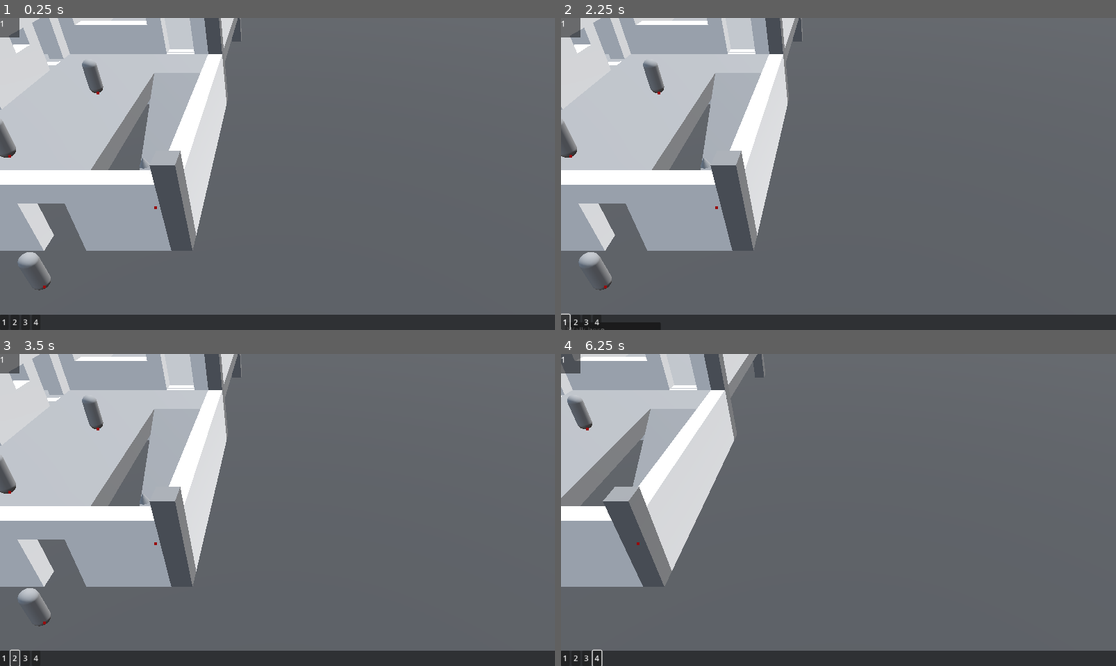
Above: before the commit, frames 1-4 (two rows, left to right).
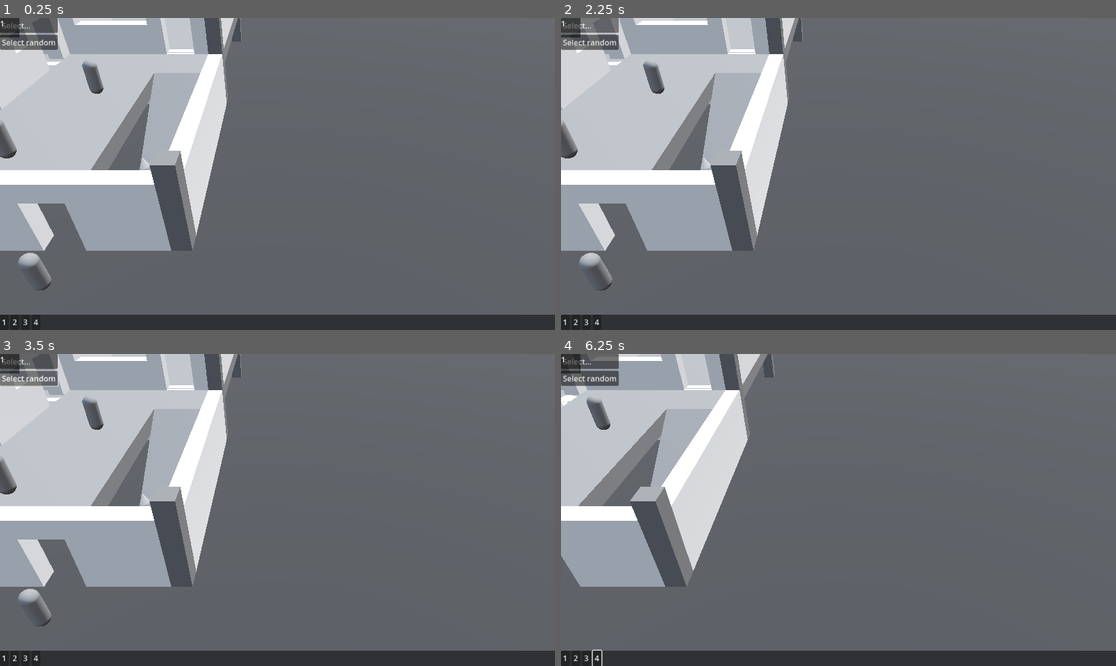
Above: after the commit, the same moments.

Repository: bedroomvampire/sblife
Game: Godot game, scene res://node_3d.tscn
Two runs of this game, one before a commit and one after it. Both use one fixed random seed, a clock stepped at 60 frames per second and the inputs below. The engine's default icon, where the game draws it, is replaced by a stand-in: a white triangle on a blue panel in a dark square.
Inputs (mouse positions are in pixels of both pictures, inside the frame that each line leads up to):
- Up to frame 1 (0.25 s): no input
- Up to frame 2 (2.25 s): click "1" at 0.5 s; click "Walk here" at 1.25 s; click "1" (after the commit: "Select...") at 2 s
- Up to frame 3 (3.5 s): click "2" (after the commit: "Select random") at 2.75 s
- Up to frame 4 (6.25 s): click "2" at 3.5 s; click "3" at 4.25 s; click "4" at 5 s; tap Enter (ui_accept) at 5.75, 6.02 s; move the mouse to (960, 494) at 5.77 s; hold D (right) from 5.78 s (still down); hold Right mouse button (camera_move) from 5.78 s (still down)

The runs differ from the first frame. In frame 1, 1.1% of the frame differs, in the area x 0-29%, y 0-88%; in frame 2, 1.1%; in frame 3, 1.1%; in frame 4, 13%, in the area x 0-39%, y 0-75%.

Commit message:
Some other stuff
ashdkjjlkasjdalksdjkasdkljashdfj

Diff:
--- a/Node3D2.gd
+++ b/Node3D2.gd
@@ -6,7 +6,7 @@
 @onready var node = $Node3D
 @onready var raycast = $RayCast3D
 
-const normal_speed = 12.5
+const normal_speed = 9.375
 const shift_speed = 25.0
 
 var SPEED = 20.0
@@ -15,7 +15,7 @@
 var mouse_pos : Vector2
 var target : CharacterBody3D
 
-var min_zoom : float = 7.5
+var min_zoom : float = 4.5
 var max_zoom : float = 60
 var zoom_factor : float = 2
 var zoom_duration : float = 5
--- a/CharacterBody3D.gd
+++ b/entities/placeholder/scripts/mive_script.gd
@@ -12,6 +12,7 @@
 var mive_name = first_name + " " + sur_name
 var active : bool = true
 var destination : Vector3
+var reached : bool
 
 const SPEED = 5.0
 const LERP_VAL = .125
@@ -27,17 +28,20 @@
 	destination = position
 
 func _physics_process(delta):
+	reached = false
+
 	# Add the gravity.
 	if not is_on_floor():
 		velocity.y -= gravity * delta
 
 	move_and_slide()
 
-	velocity = Vector3.ZERO
-	agent.set_target_position(destination)
-	var next_point = agent.get_next_path_position()
-	velocity = (next_point - global_transform.origin).normalized() * SPEED
+	var current_location = global_transform.origin
+	var next_location = agent.get_next_path_position()
+	var new_velocity = (next_location - current_location).normalized() * SPEED
 	rotation.y = lerp_angle(rotation.y, atan2(velocity.x, velocity.z), LERP_VAL)
+
+	velocity = new_velocity
 
 func _process(_delta):
 	if TestScript.selected_num == playermive_num:
@@ -55,4 +59,8 @@
 
 func _on_mive_go():
 	if MivesMoveCommands.mive == playermive_num:
-		destination = MivesMoveCommands.position
+		agent.target_position = MivesMoveCommands.position
+
+
+func _target_reached():
+	reached = true
--- a/entities/placeholder/test_sim.tscn
+++ b/entities/placeholder/test_sim.tscn
@@ -1,6 +1,6 @@
-[gd_scene load_steps=5 format=3 uid="uid://cmuc10t6snwjh"]
+[gd_scene load_steps=6 format=3 uid="uid://cmuc10t6snwjh"]
 
-[ext_resource type="Script" path="res://CharacterBody3D.gd" id="1_crkmh"]
+[ext_resource type="Script" path="res://entities/placeholder/scripts/mive_script.gd" id="1_nujx1"]
 
 [sub_resource type="CapsuleShape3D" id="CapsuleShape3D_f5act"]
 radius = 0.375
@@ -14,14 +14,24 @@
 top_radius = 0.0
 bottom_radius = 0.25
 height = 0.5
-radial_segments = 16
+radial_segments = 6
 rings = 0
 cap_top = false
+
+[sub_resource type="StandardMaterial3D" id="StandardMaterial3D_2780b"]
+transparency = 1
+albedo_color = Color(1, 1, 1, 0.741176)
+metallic = 1.0
+metallic_specular = 1.0
+emission_enabled = true
+emission = Color(1, 1, 1, 1)
+emission_energy_multiplier = 0.5
+backlight = Color(0.75, 0.75, 0.75, 1)
 
 [node name="CharacterBody3D" type="CharacterBody3D"]
 collision_layer = 8
 collision_mask = 7
-script = ExtResource("1_crkmh")
+script = ExtResource("1_nujx1")
 
 [node name="Mives" type="Node" parent="."]
 
@@ -36,8 +46,10 @@
 [node name="Indicator" type="MeshInstance3D" parent="."]
 transform = Transform3D(1, 0, 0, 0, 1, 0, 0, 0, 1, 0, 3, 0)
 mesh = SubResource("CylinderMesh_ij4yu")
+surface_material_override/0 = SubResource("StandardMaterial3D_2780b")
 
 [node name="NavigationAgent3D" type="NavigationAgent3D" parent="."]
+path_desired_distance = 2.0
 avoidance_enabled = true
 height = 2.0
 use_3d_avoidance = true
@@ -49,3 +61,4 @@
 use_3d_avoidance = true
 
 [connection signal="moveSomewhere" from="." to="." method="_on_sim_go"]
+[connection signal="target_reached" from="NavigationAgent3D" to="." method="_target_reached"]
--- a/node_3d.tscn
+++ b/node_3d.tscn
@@ -396,6 +396,23 @@
 collision_mask = 5
 hit_from_inside = true
 
+[node name="VBoxContainer2" type="VBoxContainer" parent="."]
+offset_right = 120.0
+offset_bottom = 66.0
+mouse_filter = 0
+
+[node name="Button" type="Button" parent="VBoxContainer2"]
+layout_mode = 2
+mouse_filter = 1
+text = "Select..."
+alignment = 0
+
+[node name="Button2" type="Button" parent="VBoxContainer2"]
+layout_mode = 2
+mouse_filter = 1
+text = "Select random"
+alignment = 0
+
 [node name="Control" type="Control" parent="."]
 layout_mode = 3
 anchors_preset = 15
@@ -464,5 +481,11 @@
 [connection signal="mouse_entered" from="Camera/Node3D/Marker3D/SpringArm3D/Camera3D/VBoxContainer/Button2" to="Camera/Node3D/Marker3D/SpringArm3D/Camera3D" method="_on_control_mouse_entered"]
 [connection signal="mouse_exited" from="Camera/Node3D/Marker3D/SpringArm3D/Camera3D/VBoxContainer/Button2" to="Camera/Node3D/Marker3D/SpringArm3D/Camera3D" method="_on_control_mouse_exited"]
 [connection signal="pressed" from="Camera/Node3D/Marker3D/SpringArm3D/Camera3D/VBoxContainer/Button2" to="Camera/Node3D/Marker3D/SpringArm3D/Camera3D" method="_on_walk_and_switch_pressed"]
+[connection signal="mouse_entered" from="VBoxContainer2/Button" to="Camera/Node3D/Marker3D/SpringArm3D/Camera3D" method="_on_control_mouse_entered"]
+[connection signal="mouse_exited" from="VBoxContainer2/Button" to="Camera/Node3D/Marker3D/SpringArm3D/Camera3D" method="_on_control_mouse_exited"]
+[connection signal="mouse_entered" from="VBoxContainer2/Button2" to="Camera/Node3D/Marker3D/SpringArm3D/Camera3D" method="_on_control_mouse_entered"]
+[connection signal="mouse_exited" from="VBoxContainer2/Button2" to="Camera/Node3D/Marker3D/SpringArm3D/Camera3D" method="_on_control_mouse_exited"]
 [connection signal="mouse_entered" from="Control" to="Camera/Node3D/Marker3D/SpringArm3D/Camera3D" method="_on_control_mouse_entered"]
 [connection signal="mouse_exited" from="Control" to="Camera/Node3D/Marker3D/SpringArm3D/Camera3D" method="_on_control_mouse_exited"]
+[connection signal="mouse_entered" from="Control/ColorRect2" to="Camera/Node3D/Marker3D/SpringArm3D/Camera3D" method="_on_control_mouse_entered"]
+[connection signal="mouse_exited" from="Control/ColorRect2" to="Camera/Node3D/Marker3D/SpringArm3D/Camera3D" method="_on_control_mouse_exited"]
--- a/scripts/camera/camera.gd
+++ b/scripts/camera/camera.gd
@@ -58,11 +58,9 @@
 	is_click = false
 
 func _on_control_mouse_entered():
-	print("asdasd")
 	has_entered = true
 
 func _on_control_mouse_exited():
-	print("wrywr")
 	has_entered = false
 
 
